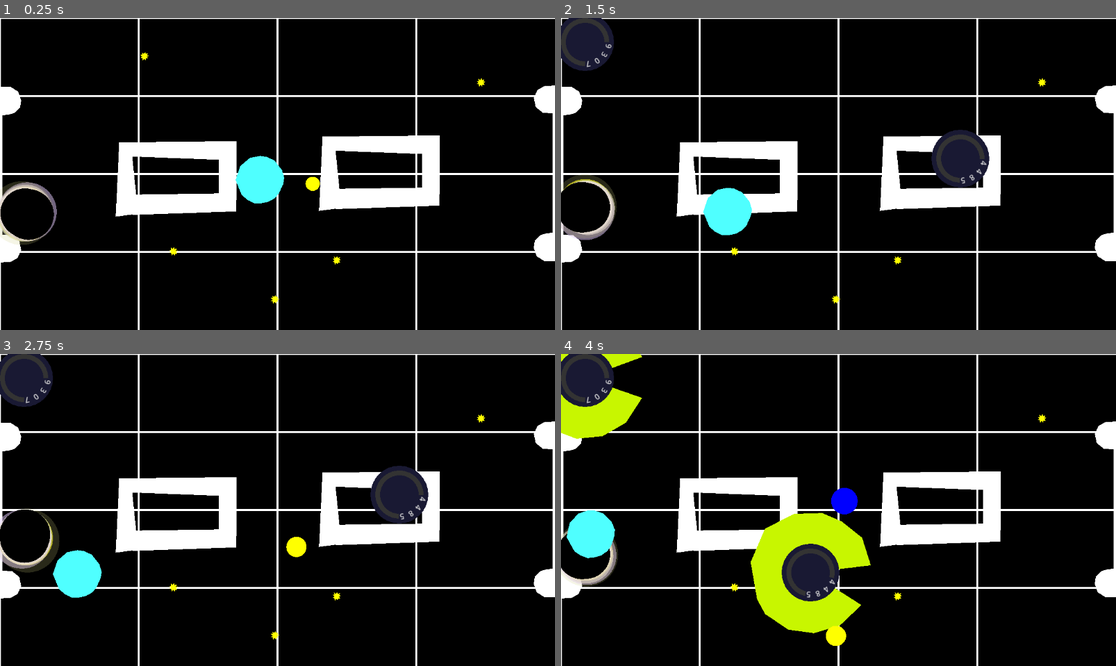
Above: before the commit, frames 1-4 (two rows, left to right).
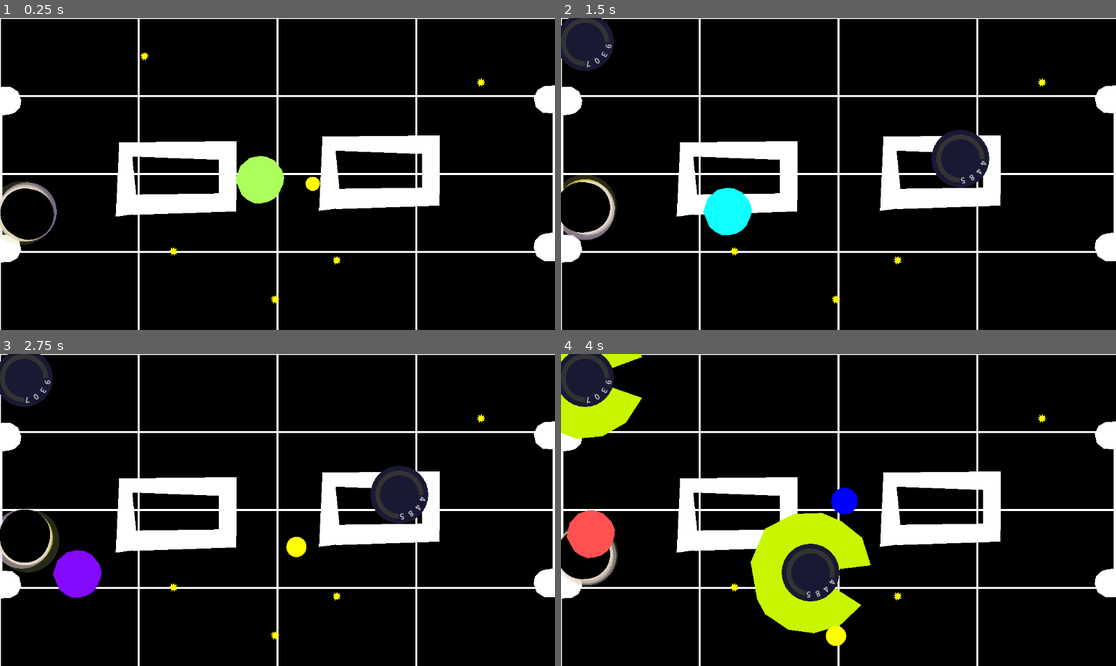
Above: after the commit, the same moments.

Repository: nuitsdesbassins2025/display-engine
Game: Godot game, scene res://Scenes/dogeball.tscn
Same seed, same stepped clock (60 frames per second), same inputs: the game is played once before the commit and once after it.
Inputs (mouse positions are in pixels of both pictures, inside the frame that each line leads up to):
- Up to frame 1 (0.25 s): no input
- Up to frame 2 (1.5 s): tap Enter at 0.5 s; move the mouse to (960, 158) at 0.52 s; hold D 0.53-1.28 s; tap Z at 0.6 s; click (960, 158) at 0.67 s; move the mouse to (727, 189) at 1.27 s; hold S from 1.28 s (still down); tap E at 1.35 s
- Up to frame 3 (2.75 s): move the mouse to (333, 441) at 2.02 s; release S at 2.03 s; hold D from 2.03 s (still down); tap R at 2.1 s
- Up to frame 4 (4 s): move the mouse to (810, 572) at 2.77 s; tap T at 2.85 s; click (810, 572) at 2.92 s; move the mouse to (1005, 556) at 3.52 s; release D at 3.53 s; hold A from 3.53 s (still down); tap F at 3.6 s

The runs differ from the first frame. In frame 1, 1.0% of the frame differs, in the area x 42-52%, y 44-60%; in frame 2, 1.0%; in frame 3, 1.0%, in the area x 9-19%, y 62-79%; in frame 4, 1.0%.

Commit message:
balle clignote

Diff:
--- a/entities/balle/balle.tscn
+++ b/entities/balle/balle.tscn
@@ -1,6 +1,7 @@
-[gd_scene load_steps=4 format=3 uid="uid://df1x7k5g75tum"]
+[gd_scene load_steps=5 format=3 uid="uid://df1x7k5g75tum"]
 
-[ext_resource type="Script" uid="uid://cywhw6oogt41j" path="res://entities/balle/balle.gd" id="1_2ir51"]
+[ext_resource type="Script" path="res://entities/balle/balle.gd" id="1_2ir51"]
+[ext_resource type="Script" path="res://entities/balle/polygon_2d.gd" id="2_f35sm"]
 
 [sub_resource type="CircleShape2D" id="CircleShape2D_2ir51"]
 
@@ -22,6 +23,7 @@
 position = Vector2(0, -0.4)
 color = Color(0.309804, 1, 1, 1)
 polygon = PackedVector2Array(-0.4, -49.6, 13.8, -47.6, 29.8, -40, 45.4, -20.4, 48.2, -11.2, 50.2176, -3.9513, 48, 8.8, 38.8, 29, 30, 38.8, 16.4, 46.2, 2.6, 48.8, -12.6, 48.6, -26.2, 42, -38.2, 31.6, -51, 0.6, -41.4, -28.2, -21.2, -45.4)
+script = ExtResource("2_f35sm")
 
 [node name="Area2D" type="Area2D" parent="."]
 
--- /dev/null
+++ b/entities/balle/polygon_2d.gd
@@ -0,0 +1,20 @@
+extends Polygon2D
+
+
+
+var speed = 0.5  # vitesse de rotation des couleurs
+var pulse_speed = 2.0  # vitesse du "clignotement"
+var intensity = 0.5    # intensité de la pulsation
+
+func _process(delta):
+	var t = Time.get_ticks_msec() / 500.0
+
+	# Teinte qui tourne en boucle [0..1]
+	var hue = fmod(t * speed, 1.0)
+
+	# Saturation et valeur restent à 1 pour des couleurs vives
+	var base_color = Color.from_hsv(hue, 1.0, 1.0)
+
+	# Ajout d’un effet de pulsation sur la luminosité
+	var pulse = (sin(t * pulse_speed) * 0.5 + 0.5) * intensity
+	color = base_color.lightened(pulse)
--- a/project.godot
+++ b/project.godot
@@ -12,7 +12,7 @@
 
 config/name="Dopamine"
 run/main_scene="res://Scenes/dogeball.tscn"
-config/features=PackedStringArray("4.4", "Mobile")
+config/features=PackedStringArray("4.3", "Mobile")
 config/icon="res://icon.svg"
 
 [autoload]
Not shown: 1 places in Scenes/dogeball.tscn that only renumber resources
